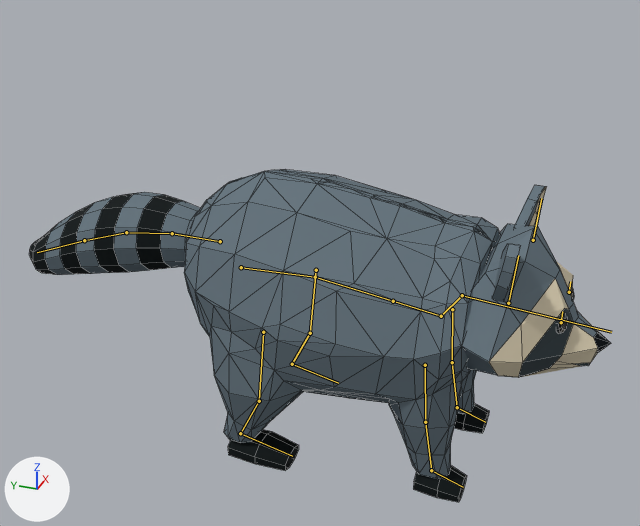
The Blender file assets/characters/raccoon_v2.blend: old version first, new version second.
The view is the same before and after, from a 50 mm camera at (-1.988, -0.582, 1.576) aimed at (0.005, 0.168, 0.523). Arrows for +X, +Y and +Z are at lower left; the lights stay in place. The picture after the commit comes second. The bones that bend it are drawn over the model as lines. Mesh edges are drawn as thin lines.

Objects in the first picture: 'Raccoon'.
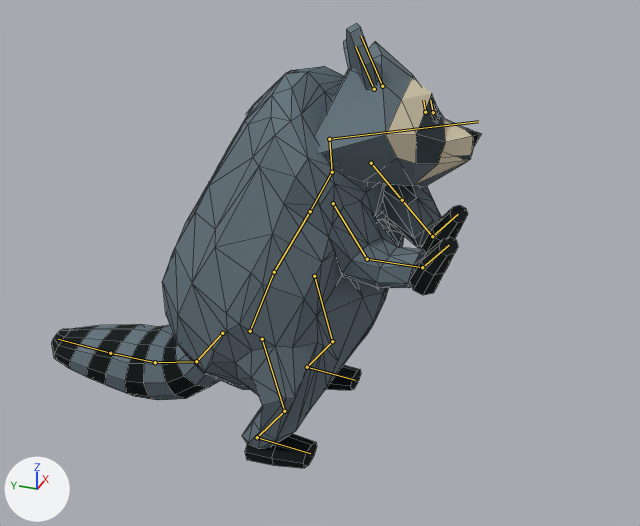
The newer file adds an action. The first version stands in its rest pose; the second is drawn at frame 0 of the action 'push'.

What differs and where, as boxes (x1, y1, x2, y2) in the pictures (640 x 526 px):
'Raccoon', posed (26% narrower, 34% taller): before (29, 169, 611, 502); after (52, 23, 481, 468)
bone 'pelvis', root to tip: before (241, 267) to (315, 277); after (250, 331) to (274, 272)
bone 'spine', root to tip: before (315, 277) to (393, 301); after (274, 272) to (310, 211)
bone 'chest', root to tip: before (393, 301) to (441, 316); after (310, 211) to (332, 172)
bone 'neck', root to tip: before (441, 316) to (462, 295); after (332, 172) to (329, 139)
bone 'head', root to tip: before (462, 295) to (611, 332); after (329, 139) to (478, 121)
bone 'ear.L', root to tip: before (533, 240) to (541, 198); after (374, 89) to (355, 46)
bone 'ear.R', root to tip: before (508, 303) to (518, 255); after (382, 86) to (361, 36)
bone 'tail1', root to tip: before (220, 241) to (172, 233); after (222, 333) to (196, 361)
bone 'tail2', root to tip: before (172, 233) to (126, 232); after (196, 361) to (155, 362)
bone 'tail3', root to tip: before (126, 232) to (84, 240); after (155, 362) to (110, 353)
bone 'tail4', root to tip: before (84, 240) to (37, 252); after (110, 353) to (58, 339)

What the commit changed:
Bone 'pelvis' (bone_pelvis) moves from (0.0, 0.0, 0.0) to (0.0, 0.011, 0.201).
Bone 'pelvis' (bone_pelvis) turns from (0, 0, 0) to (-66, 0, 0) degrees about its own x, y and z.
Bone 'spine' (bone_spine) turns from (0, 0, 0) to (-3, 0, 0) degrees about its own x, y and z.
Bone 'chest' (bone_chest) turns from (0, 0, 0) to (-2, 0, 0) degrees about its own x, y and z.
Bone 'neck' (bone_neck) turns from (0, 0, 0) to (32, 0, 0) degrees about its own x, y and z.
Bone 'head' (bone_head) turns from (0, 0, 0) to (26, -2, -26) degrees about its own x, y and z.
Bone 'ear.L' (bone_ear_l) turns from (0, 0, 0) to (-17, 1, -1) degrees about its own x, y and z.
Bone 'ear.R' (bone_ear_r) turns from (0, 0, 0) to (-17, -1, 1) degrees about its own x, y and z.
Bone 'tail1' (bone_tail1) turns from (0, 0, 0) to (14, 0, 0) degrees about its own x, y and z.
Bone 'tail2' (bone_tail2) turns from (0, 0, 0) to (45, 0, 0) degrees about its own x, y and z.
Bone 'tail3' (bone_tail3) turns from (0, 0, 0) to (25, 0, 0) degrees about its own x, y and z.
Bone 'tail4' (bone_tail4) turns from (0, 0, 0) to (6, 0, 0) degrees about its own x, y and z.
Bone 'hand_ik.L' (bone_hand_ik_l) moves from (0.0, 0.0, 0.0) to (-0.215, -0.262, -0.576).
Bone 'hand_ik.L' (bone_hand_ik_l) turns from (0, 0, 0) to (-69, 0, 0) degrees about its own x, y and z.
Bone 'foot_ik.L' (bone_foot_ik_l) moves from (0.0, 0.0, 0.0) to (0.0, 0.049, -0.011).
Bone 'foot_ik.L' (bone_foot_ik_l) turns from (0, 0, 0) to (-9, 0, 0) degrees about its own x, y and z.
Bone 'hand_ik.R' (bone_hand_ik_r) moves from (0.0, 0.0, 0.0) to (-0.005, -0.248, -0.538).
Bone 'hand_ik.R' (bone_hand_ik_r) turns from (0, 0, 0) to (-69, 0, 0) degrees about its own x, y and z.
Bone 'foot_ik.R' (bone_foot_ik_r) moves from (0.0, 0.0, 0.0) to (0.0, 0.049, -0.011).
Bone 'foot_ik.R' (bone_foot_ik_r) turns from (0, 0, 0) to (-9, 0, 0) degrees about its own x, y and z.
